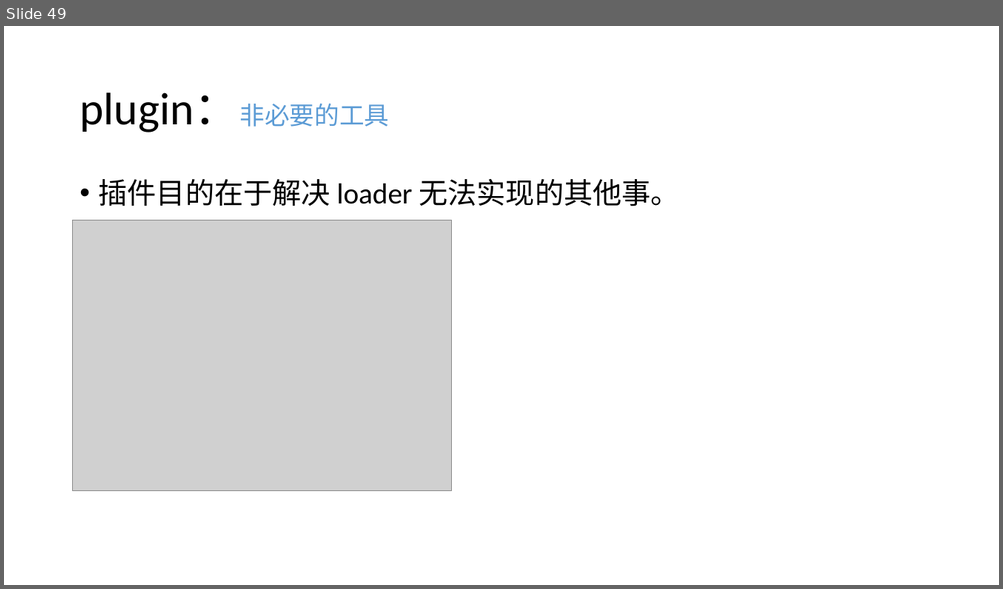
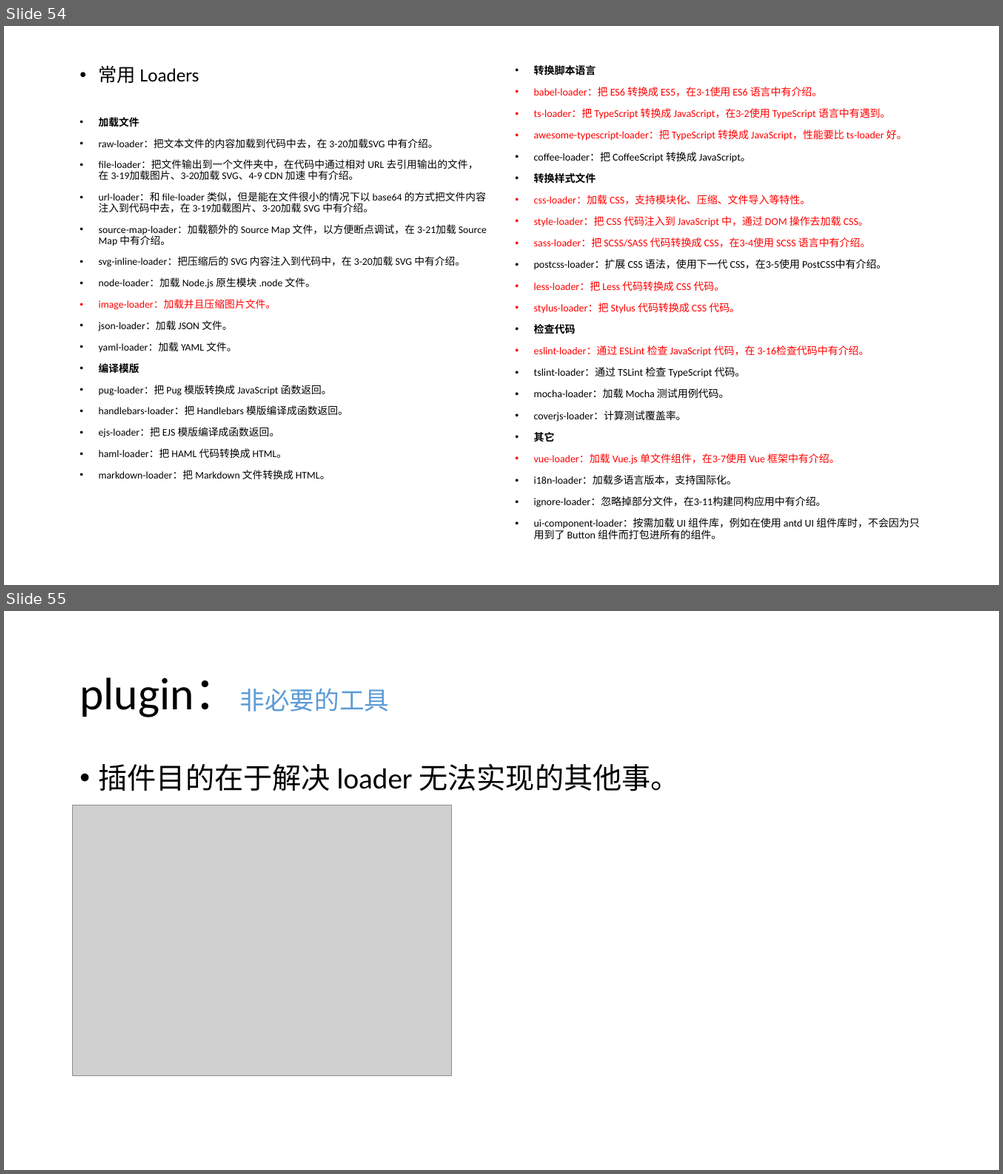
Before and after one commit to Cohen-Wang/workbench, a slide deck: cloud/webpack-ppt/培训 - webpack.pptx. Shown one above the other, each under a label of ours: slide 49 before the commit, slides 54 and 55 after it. The pictures are 1003x589 and 1003x1174 pixels, drawn with LibreOffice and Linux fonts; fonts in the diff are those of the drawing; grey boxes stand for pictures. Boxes give left, top, right and bottom in pixels: in the first picture for what was removed or moved away, otherwise in the second. Text is boxed around its words. In the diff, an @@ line names an element or a change of style, - is before the commit and + after.

```diff
--- a/cloud/webpack-ppt/培训 - webpack.pptx
+++ b/cloud/webpack-ppt/培训 - webpack.pptx
@@ slide 54 added at (4, 26, 999, 585), background #FFFFFF @@
@@ text added at (99, 65, 486, 480), 9.8 pt, text #000000 @@
+• 常用 Loaders
+• 加载文件
+• raw-loader：把文本文件的内容加载到代码中去，在 3-20加载SVG 中有介绍。
+• file-loader：把文件输出到一个文件夹中，在代码中通过相对 URL 去引用输出的文件，在 3-19加载图片、3-20加载 SVG、4-9 CDN 加速 中有介绍。
+• url-loader：和 file-loader 类似，但是能在文件很小的情况下以 base64 的方式把文件内容注入到代码中去，在 3-19加载图片、3-20加载 SVG 中有介绍。
+• source-map-loader：加载额外的 Source Map 文件，以方便断点调试，在 3-21加载 Source Map 中有介绍。
+• svg-inline-loader：把压缩后的 SVG 内容注入到代码中，在 3-20加载 SVG 中有介绍。
+• node-loader：加载 Node.js 原生模块 .node 文件。
+• image-loader：加载并且压缩图片文件。
+• json-loader：加载 JSON 文件。
+• yaml-loader：加载 YAML 文件。
+• 编译模版
+• pug-loader：把 Pug 模版转换成 JavaScript 函数返回。
+• handlebars-loader：把 Handlebars 模版编译成函数返回。
+• ejs-loader：把 EJS 模版编译成函数返回。
+• haml-loader：把 HAML 代码转换成 HTML。
+• markdown-loader：把 Markdown 文件转换成 HTML。
@@ text added at (534, 64, 919, 540), 10 pt, text #FF0000 @@
+• 转换脚本语言
+• babel-loader：把 ES6 转换成 ES5，在3-1使用 ES6 语言中有介绍。
+• ts-loader：把 TypeScript 转换成 JavaScript，在3-2使用 TypeScript 语言中有遇到。
+• awesome-typescript-loader：把 TypeScript 转换成 JavaScript，性能要比 ts-loader 好。
+• coffee-loader：把 CoffeeScript 转换成 JavaScript。
+• 转换样式文件
+• css-loader：加载 CSS，支持模块化、压缩、文件导入等特性。
+• style-loader：把 CSS 代码注入到 JavaScript 中，通过 DOM 操作去加载 CSS。
+• sass-loader：把 SCSS/SASS 代码转换成 CSS，在3-4使用 SCSS 语言中有介绍。
+• postcss-loader：扩展 CSS 语法，使用下一代 CSS，在3-5使用 PostCSS中有介绍。
+• less-loader：把 Less 代码转换成 CSS 代码。
+• stylus-loader：把 Stylus 代码转换成 CSS 代码。
+• 检查代码
+• eslint-loader：通过 ESLint 检查 JavaScript 代码，在 3-16检查代码中有介绍。
+• tslint-loader：通过 TSLint 检查 TypeScript 代码。
+• mocha-loader：加载 Mocha 测试用例代码。
+• coverjs-loader：计算测试覆盖率。
+• 其它
+• vue-loader：加载 Vue.js 单文件组件，在3-7使用 Vue 框架中有介绍。
+• i18n-loader：加载多语言版本，支持国际化。
+• ignore-loader：忽略掉部分文件，在3-11构建同构应用中有介绍。
+• ui-component-loader：按需加载 UI 组件库，例如在使用 antd UI 组件库时，不会因为只用到了 Button 组件而打包进所有的组件。
@@ what was slide 49 is now slide 55 @@
```
Also in this commit, not shown: 5 slides changed, 6 other slides added, 1 other file.
